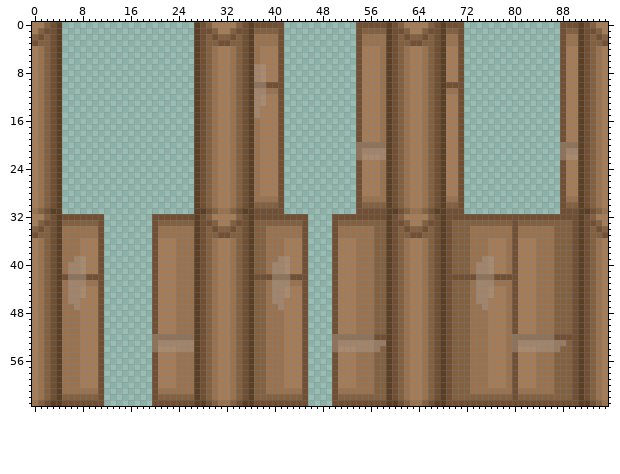
Two versions of one sprite sheet, Resources/Textures/Structures/Doors/MineralDoors/card_door.rsi/closing.png. That is the earlier state.
The file is 96x64 pixels. Colours within 5 levels of each other are drawn and written as one.
After:
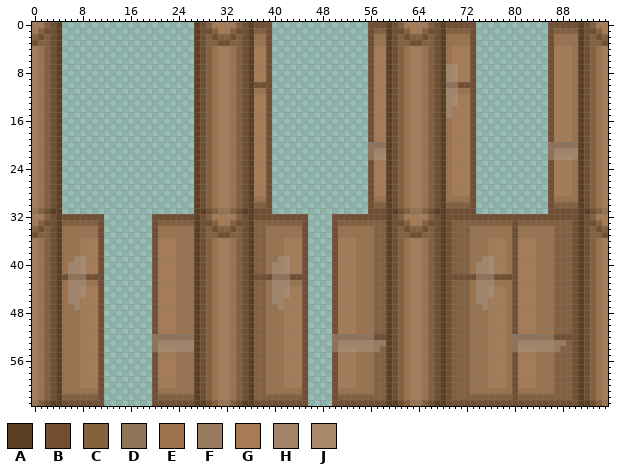
Palette (. is transparent): A #5c3f23  B #724f30  C #85603f  D #8f7258  E #9b724d  F #997b60  G #a77c55  H #a48468  J #ab8a6c
The edit:
Changed rows in their new state; - is an unchanged pixel.
first column x 37:
 0 ---..------------..----------------BB------------BB---
 1 --B..------------..B--------------CCB------------BCC--
 2 --B..------------..B--------------EEB------------BEE--
 3 --B..------------..B--------------EEB------------BEE--
 4 G-B..------------..B-G----------E-GGB------------BGG-E
 5 G-B..------------..B-G----------E-GGB------------BGG-E
 6 G-B..------------..B-G----------E-GGB------------BGG-E
 7 GGB..------------..B-G----------HJGGB------------BGG-E
 8 GGB..------------..B-G----------HJGGB------------BGG-E
 9 GGB..------------..B-G----------HJGGB------------BGG-E
10 BB-..------------..B-G----------DD-BB------------BGG-E
11 EEB..------------..B-G----------HHEEB------------BGG-E
12 GGB..------------..B-G----------HJGGB------------BGG-E
13 GGB..------------..B-G----------HJGGB------------BGG-E
14 G-B..------------..B-G----------H-GGB------------BGG-E
15 G-B..------------..B-G----------H-GGB------------BGG-E
16 G-B..------------..B-G----------E-GGB------------BGG-E
17 G-B..------------..B-G----------E-GGB------------BGG-E
18 G-B..------------..B-G----------E-GGB------------BGG-E
19 G-B..------------..B-G----------E-GGB------------BGG-E
20 G-B..------------..-------------E-GGB------------DD---
21 G-B..------------..D------------E-GGB------------DHH--
22 G-B..------------..D-J----------E-GGB------------DJJ-H
23 G-B..------------..B-G----------E-GGB------------BGG-E
24 G-B..------------..B-G----------E-GGB------------BGG-E
25 G-B..------------..B-G----------E-GGB------------BGG-E
26 G-B..------------..B-G----------E-GGB------------BGG-E
27 G-B..------------..B-G----------E-GGB------------BGG-E
28 G-B..------------..B-G----------E-GGB------------BGG-E
29 --B..------------..B--------------EEB------------BEE--
30 --B..------------..B--------------CCB------------BCC--
31 ---..------------..----------------BB------------BB---
